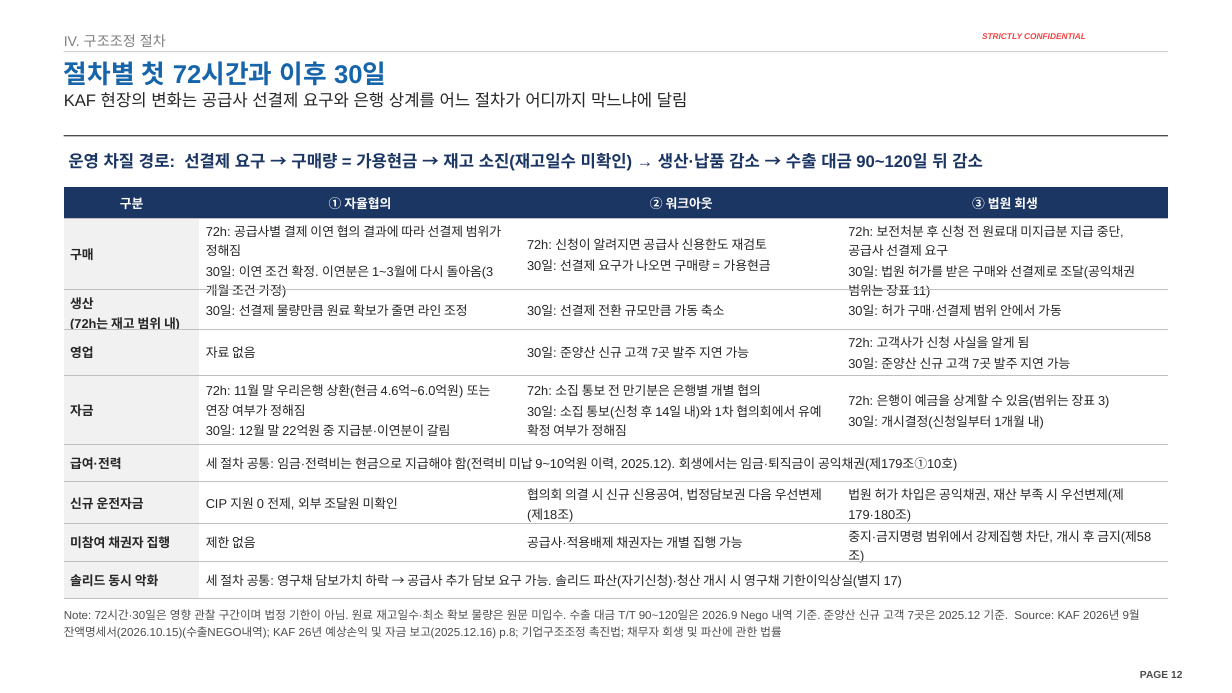
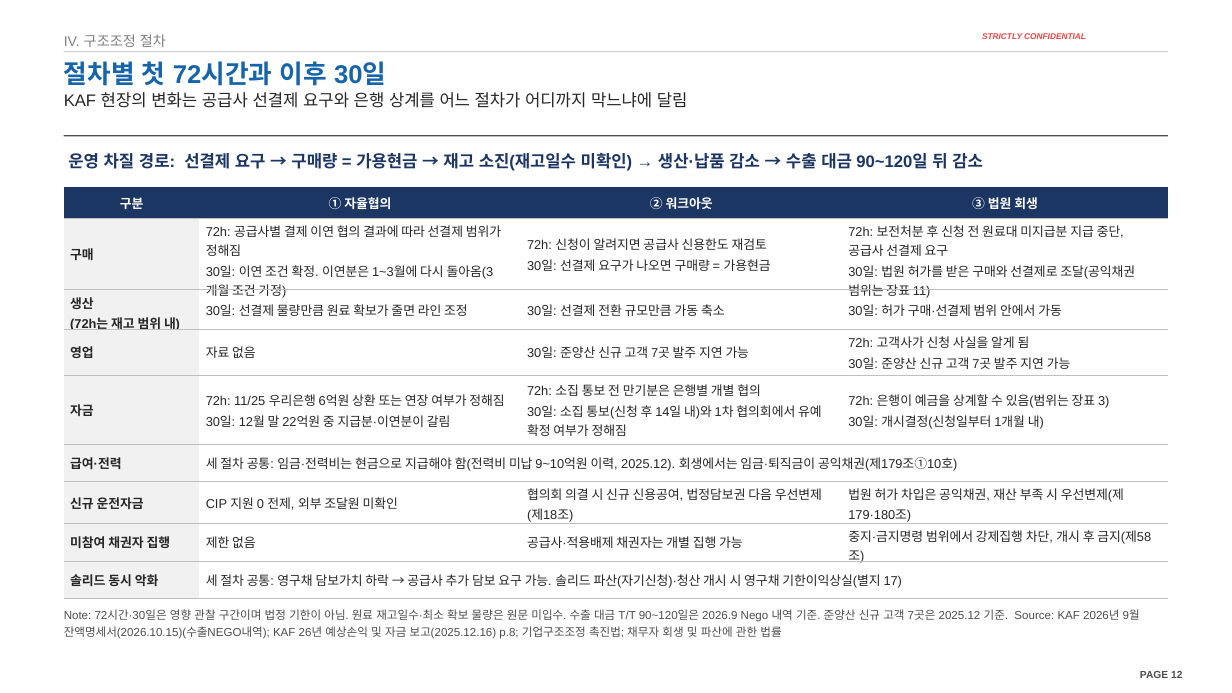
Before and after one commit to jogyesung/GS-Secretary, a slide deck: slide 12 of outputs/CIP_KAF_솔리드_자금조달차질_시나리오_20261118.pptx. Drawn at 1232x693 pixels with LibreOffice and Linux fonts; fonts in the diff are those of the drawing; background and template pictures are left out. Boxes give left, top, right and bottom in pixels: in the first picture for what was removed or moved away, otherwise in the second. Text is boxed around its words. In the diff, an @@ line names an element or a change of style, - is before the commit and + after.

```diff
--- a/outputs/CIP_KAF_솔리드_자금조달차질_시나리오_20261118.pptx
+++ b/outputs/CIP_KAF_솔리드_자금조달차질_시나리오_20261118.pptx
@@ table at [64, 187, 1169, 592] @@
-row 5, column 2: 72h: 11월 말 우리은행 상환(현금 4.6억~6.0억원) 또는 연장 여부가 정해짐 / 30일: 12월 말 22억원 중 지급분·이연분이 갈림
+row 5, column 2: 72h: 11/25 우리은행 6억원 상환 또는 연장 여부가 정해짐 / 30일: 12월 말 22억원 중 지급분·이연분이 갈림
```
Also in this commit, not shown: 6 other slides changed, 1 other file.
